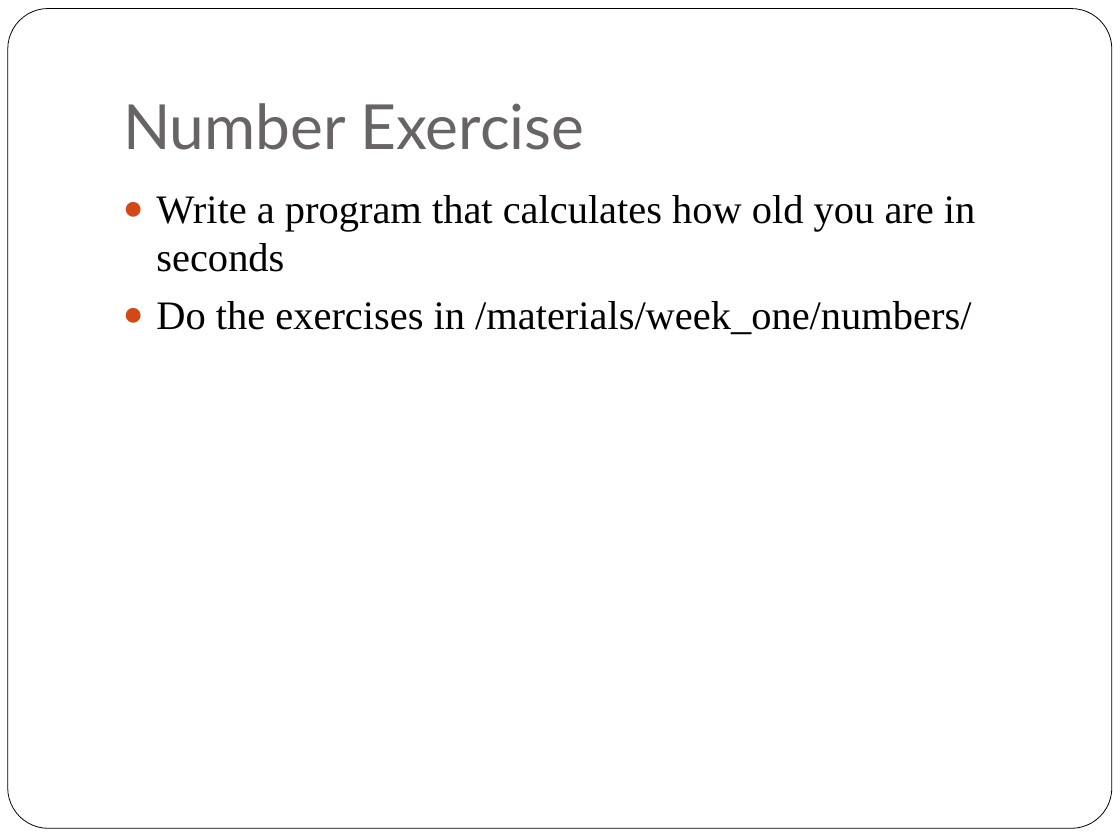
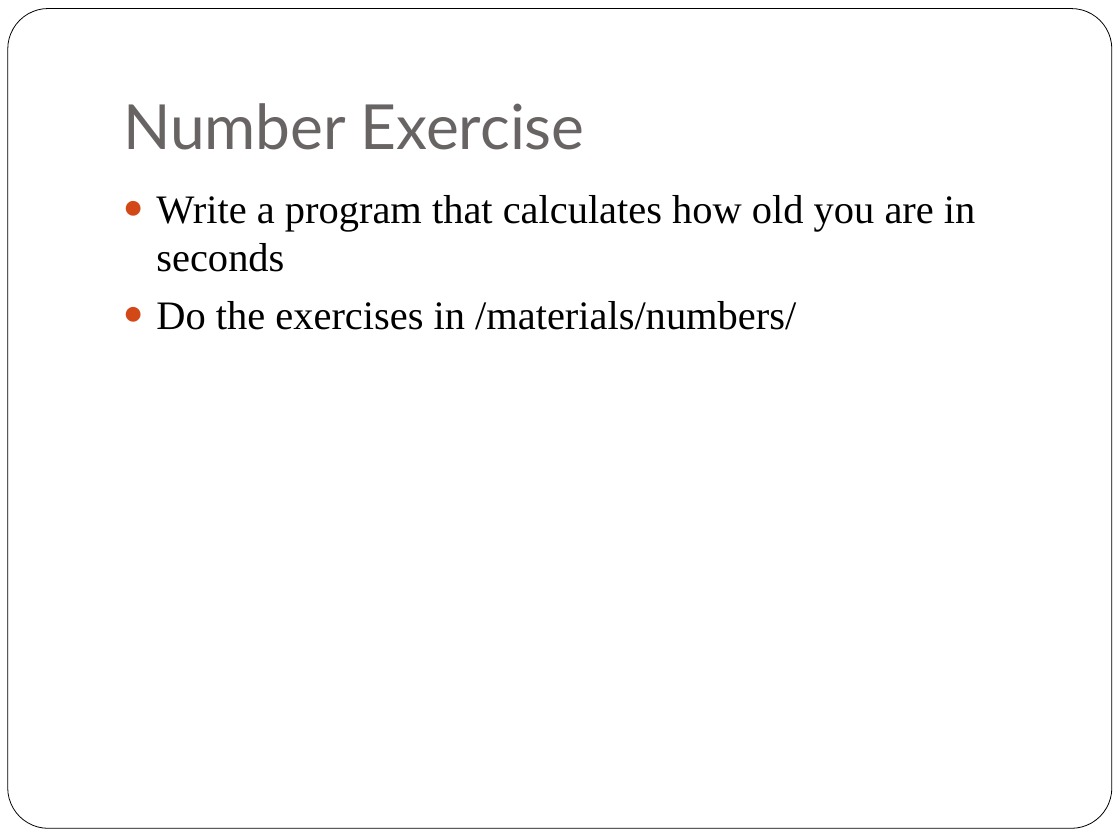
Before and after one commit to liahhansen/Learn-to-Program-Javascript, a slide deck: slide 34 of materials/SLIDES/class_one.ppt. Drawn at 1120x840 pixels with LibreOffice and Linux fonts; fonts in the diff are those of the drawing. Boxes give left, top, right and bottom in pixels: in the first picture for what was removed or moved away, otherwise in the second. Text is boxed around its words. In the diff, an @@ line names an element or a change of style, - is before the commit and + after.

```diff
--- a/materials/SLIDES/class_one.ppt
+++ b/materials/SLIDES/class_one.ppt
@@ text at [156,301,796,330]: text changed @@
-● Do the exercises in /materials/week_one/numbers/
+● Do the exercises in /materials/numbers/
```
Also in this commit, not shown: 2 other slides changed, 3 other files.
